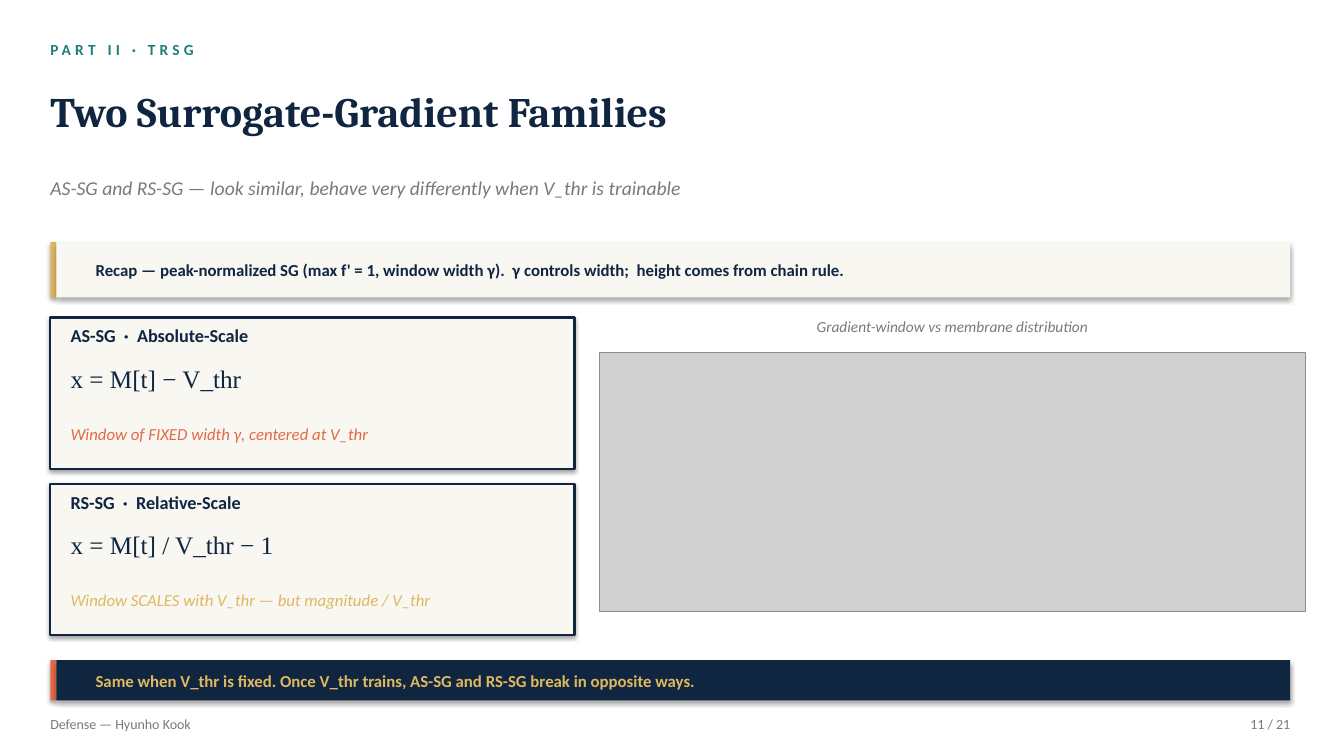
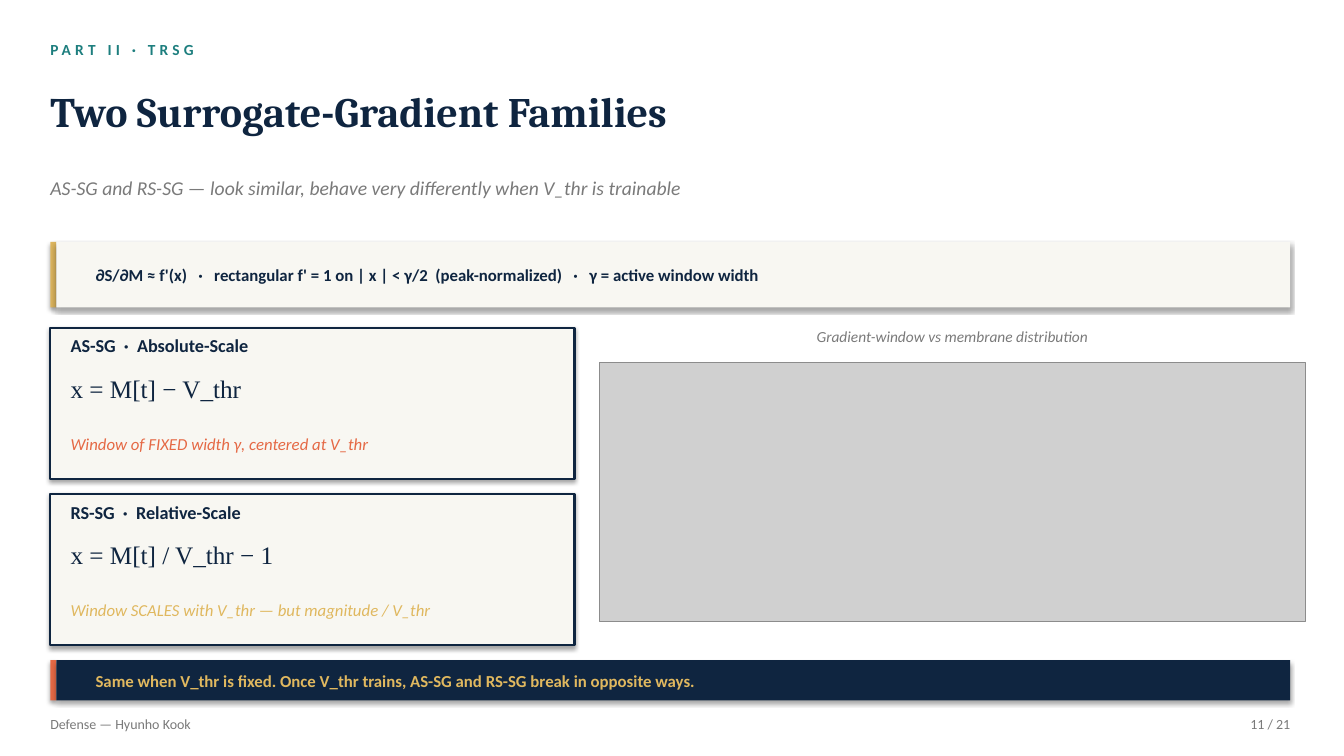
Before and after one commit to kookhh0827/POSTECH_thesis_template_latex, a slide deck: slide 11 of Hyunho_Kook_Master_Defense.pptx. Drawn at 1344x756 pixels with LibreOffice and Linux fonts; fonts in the diff are those of the drawing; grey boxes stand for pictures. Boxes give left, top, right and bottom in pixels: in the first picture for what was removed or moved away, otherwise in the second. Text is boxed around its words. In the diff, an @@ line names an element or a change of style, - is before the commit and + after.

```diff
--- a/Hyunho_Kook_Master_Defense.pptx
+++ b/Hyunho_Kook_Master_Defense.pptx
@@ rectangle: place and size @@
-rectangle at [50, 242, 56, 297]
+rectangle at [50, 242, 56, 308]
@@ rectangle: place and size @@
-rectangle at [56, 242, 1291, 297]
+rectangle at [56, 242, 1291, 308]
@@ text at [96, 268, 758, 284]: text changed @@
-Recap — peak-normalized SG (max f' = 1, window width γ). γ controls width; height comes from chain rule.
+∂S/∂M ≈ f'(x) · rectangular f' = 1 on | x | < γ/2 (peak-normalized) · γ = active window width
@@ 7 texts, 2 rectangles, 1 picture: place and size @@
-7 texts, 2 rectangles, 1 picture at [50, 318, 1306, 635]
+7 texts, 2 rectangles, 1 picture at [50, 328, 1306, 645]
```
Also in this commit, not shown: 4 other slides changed, 5 other files.
